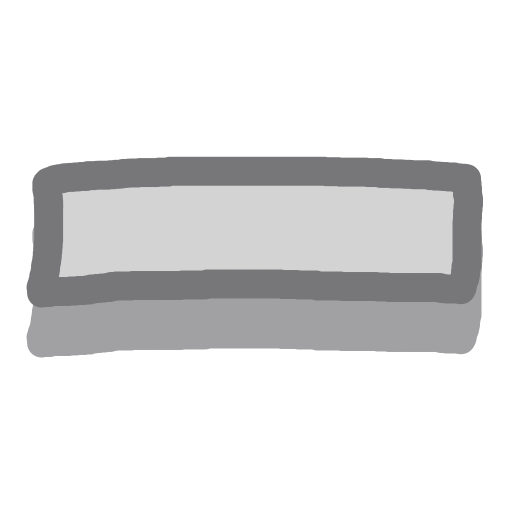
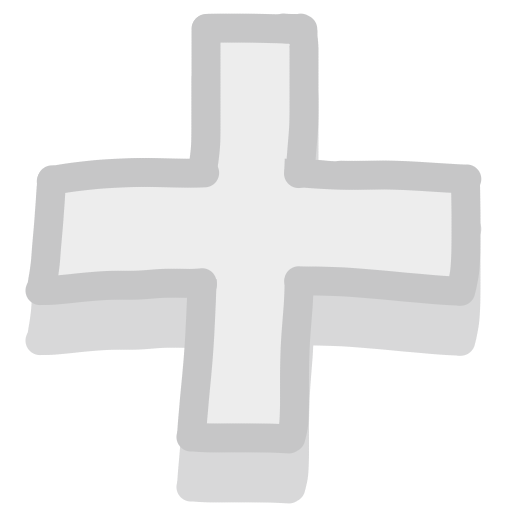
Layer changes from the first 512px x 512px image to the second:
showed group "PlusDisabled" (4 layers), opacity 60% → 25% over [25, 13, 483, 504]
painted on "Paint Layer 3" (2nd of 3, in "PlusDisabled") over [25, 13, 483, 504]
painted on "Paint Layer 4" (3rd of 5, in "PlusDisabled") over [25, 13, 483, 448]
painted on "Backdrop" (2nd of 5, in "PlusDisabled") over [25, 50, 483, 504]
hid group "Minus" (2nd of 2) (9 layers), opacity 60% → 25% over [25, 13, 483, 434]
painted on "Lines" (4th of 4, in "Minus" › "BaseButton") over [25, 128, 483, 320]
painted on "DefaultColor" (4th of 4, in "Minus" › "BaseButton") over [25, 128, 483, 320]
painted on "Backdrop" (5th of 5, in "Minus") over [25, 13, 483, 434]
